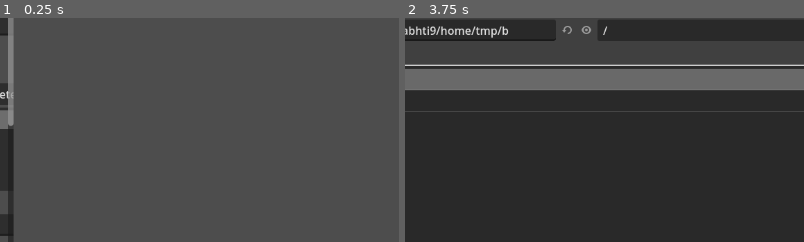
Above: before the commit, frames 1-2 (left to right).
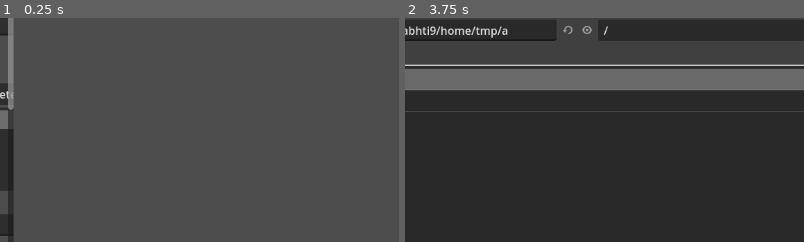
Above: after the commit, the same moments.

Repository: sw93song/spatial-composer
Game: Godot game, scene res://scenes/Main.tscn
Same seed, same stepped clock (60 frames per second), same inputs: the game is played once before the commit and once after it.
Inputs:
- Up to frame 1 (0.25 s): no input
- Up to frame 2 (3.75 s): click "Play / Stop" at 0.5 s; click "Play / Stop" at 1.25 s; click "New" at 2 s; click "New" at 2.75 s; click "Import JSON" at 3.5 s
The pictures show only the part of the screen within x 31-81%, y 11-61%; the shares and areas given below are measured in that part.

The runs differ from the first frame. In frame 1, 0.1% of the frame differs, in the area x 2-4%, y 40-49%; in frame 2, 0.1%, in the area x 24-51%, y 3-8%.

Commit message:
Polish source workflow and live render status

Diff:
--- a/apps/gesture_tool_godot/scripts/Main.gd
+++ b/apps/gesture_tool_godot/scripts/Main.gd
@@ -26,7 +26,9 @@
 var _position_spins: Array = []
 var _rotation_spins: Array = []
 var _orbit_center_spins: Array = []
+var _source_name_edit
 var _audio_asset_edit
+var _gain_spin
 var _orbit_radius_spin
 var _orbit_duration_spin
 var _orbit_turns_spin
@@ -35,13 +37,17 @@
 var _live_sync_checkbox
 var _live_sync_host_edit
 var _live_sync_port_spin
+var _live_sync_output_edit
 var _live_sync_hint_label
 var _status_label
+var _live_sync_status_label
 var _help_label
 var _import_dialog
 var _export_dialog
 var _audio_dialog
 var _audio_dialog_mode = ""
+var _last_status_message = "Ready"
+var _last_live_sync_message = "Live sync idle"
 
 
 func _ready():
@@ -180,6 +186,10 @@
 	sidebar_body.add_child(_key_list)
 
 	sidebar_body.add_child(_make_section_label("Inspector"))
+	_source_name_edit = LineEdit.new()
+	_source_name_edit.placeholder_text = "Selected source name"
+	_source_name_edit.text_changed.connect(_on_source_name_changed)
+	sidebar_body.add_child(_labeled_row("Source Name", _source_name_edit))
 	_audio_asset_edit = LineEdit.new()
 	_audio_asset_edit.placeholder_text = "Select a WAV file for the selected source"
 	sidebar_body.add_child(_labeled_row("Audio File", _audio_asset_edit))
@@ -193,6 +203,9 @@
 	apply_audio_button.pressed.connect(_on_apply_audio_path_pressed)
 	audio_buttons.add_child(apply_audio_button)
 	sidebar_body.add_child(audio_buttons)
+	_gain_spin = _make_spin_box(-60.0, 24.0, 0.1)
+	_gain_spin.value_changed.connect(_on_gain_changed)
+	sidebar_body.add_child(_labeled_row("Gain (dB)", _gain_spin))
 	_key_time_spin = _make_spin_box(0.0, 600.0, 0.01)
 	sidebar_body.add_child(_labeled_row("Key Time", _key_time_spin))
 
@@ -239,10 +252,19 @@
 	_live_sync_port_spin.value = 49090
 	_live_sync_port_spin.value_changed.connect(_on_live_sync_endpoint_changed)
 	sidebar_body.add_child(_labeled_row("Port", _live_sync_port_spin))
+	_live_sync_output_edit = LineEdit.new()
+	_live_sync_output_edit.text = "build/windows-vs2026/live_preview.wav"
+	sidebar_body.add_child(_labeled_row("Output WAV", _live_sync_output_edit))
 	var live_sync_send_button := Button.new()
 	live_sync_send_button.text = "Send Snapshot"
 	live_sync_send_button.pressed.connect(_on_send_snapshot_pressed)
 	sidebar_body.add_child(live_sync_send_button)
+	var live_sync_tools := HBoxContainer.new()
+	var open_output_folder_button := Button.new()
+	open_output_folder_button.text = "Open Output Folder"
+	open_output_folder_button.pressed.connect(_on_open_output_folder_pressed)
+	live_sync_tools.add_child(open_output_folder_button)
+	sidebar_body.add_child(live_sync_tools)
 	_live_sync_hint_label = Label.new()
 	_live_sync_hint_label.autowrap_mode = TextServer.AUTOWRAP_WORD_SMART
 	_live_sync_hint_label.text = "Renderer command: spatial_preview_cli tcp-render <output.wav> 49090. If Godot runs on Windows and the renderer runs inside WSL2, use the WSL IP instead of 127.0.0.1."
@@ -252,6 +274,9 @@
 	_status_label = Label.new()
 	_status_label.autowrap_mode = TextServer.AUTOWRAP_WORD_SMART
 	sidebar_body.add_child(_status_label)
+	_live_sync_status_label = Label.new()
+	_live_sync_status_label.autowrap_mode = TextServer.AUTOWRAP_WORD_SMART
+	sidebar_body.add_child(_live_sync_status_label)
 
 	_help_label = Label.new()
 	_help_label.autowrap_mode = TextServer.AUTOWRAP_WORD_SMART
@@ -386,19 +411,30 @@
 
 
 func _refresh_audio_fields():
-	if _audio_asset_edit == null:
-		return
-
+	if _audio_asset_edit == null or _source_name_edit == null or _gain_spin == null:
+		return
+
+	_updating_ui = true
 	if _selected_entity_index == 0:
+		_source_name_edit.text = "listener_main"
+		_source_name_edit.editable = false
 		_audio_asset_edit.text = ""
 		_audio_asset_edit.editable = false
 		_audio_asset_edit.placeholder_text = "Listener has no audio asset"
+		_gain_spin.value = 0.0
+		_gain_spin.editable = false
+		_updating_ui = false
 		return
 
 	var entity = _project_model.get_entity(_selected_entity_index)
+	_source_name_edit.text = str(entity.get("id", "src"))
+	_source_name_edit.editable = true
 	_audio_asset_edit.text = str(entity.get("audio_asset", ""))
 	_audio_asset_edit.editable = true
 	_audio_asset_edit.placeholder_text = "Select a WAV file for the selected source"
+	_gain_spin.value = float(entity.get("gain_db", 0.0))
+	_gain_spin.editable = true
+	_updating_ui = false
 
 
 func _refresh_pose_fields():
@@ -556,12 +592,18 @@
 		mode = "playing"
 	if _status_label == null:
 		return
-	_status_label.text = "Selected: %s | time %.2f s | mode: %s | drag samples: %d" % [
+	_status_label.text = "Selected: %s | time %.2f s | mode: %s | drag samples: %d\n%s" % [
 		_project_model.get_entity_label(_selected_entity_index),
 		_current_time_sec,
 		mode,
-		_gesture_recorder.get_sample_count()
+		_gesture_recorder.get_sample_count(),
+		_last_status_message
 	]
+	if _live_sync_status_label != null:
+		_live_sync_status_label.text = "%s\nOutput WAV: %s" % [
+			_last_live_sync_message,
+			_live_sync_output_edit.text.strip_edges()
+		]
 
 
 func _on_resized():
@@ -597,6 +639,14 @@
 	_refresh_all()
 
 
+func _on_source_name_changed(new_text):
+	if _updating_ui or _selected_entity_index == 0:
+		return
+	_project_model.set_source_name(_selected_entity_index - 1, new_text)
+	_refresh_entity_list()
+	_refresh_world_and_pose()
+
+
 func _on_add_source_pressed():
 	_selected_entity_index = _project_model.add_source()
 	_selected_key_index = 0
@@ -615,6 +665,18 @@
 		return
 	_audio_dialog_mode = "assign"
 	_audio_dialog.popup_centered_ratio()
+
+
+func _on_gain_changed(value):
+	if _updating_ui or _selected_entity_index == 0:
+		return
+	var entity := _project_model.get_entity(_selected_entity_index)
+	entity["gain_db"] = value
+	_project_model.set_entity(_selected_entity_index, entity)
+	_set_status_message("Gain set to %.1f dB" % value)
+	_refresh_entity_list()
+	_refresh_world_and_pose()
+	_maybe_send_live_snapshot()
 
 
 func _on_delete_source_pressed():
@@ -769,6 +831,16 @@
 	_send_live_snapshot()
 
 
+func _on_open_output_folder_pressed():
+	var resolved_output = _resolve_output_path(_live_sync_output_edit.text.strip_edges())
+	var output_dir = resolved_output.get_base_dir()
+	if output_dir.is_empty():
+		_set_status_message("Output folder is empty.")
+		return
+	OS.shell_open(output_dir)
+	_set_status_message("Opened output folder: %s" % output_dir)
+
+
 func _on_import_pressed():
 	_import_dialog.popup_centered_ratio()
 
@@ -834,6 +906,7 @@
 	_project_model.set_entity(_selected_entity_index, entity)
 	_refresh_audio_fields()
 	_set_status_message("Audio file set: %s" % path)
+	_refresh_entity_list()
 	_maybe_send_live_snapshot()
 
 
@@ -849,6 +922,17 @@
 	return normalized
 
 
+func _resolve_output_path(path):
+	var normalized = path.replace("\\", "/")
+	if normalized.is_empty():
+		return normalized
+	if normalized.contains(":/") or normalized.begins_with("/"):
+		return normalized
+	var project_root = ProjectSettings.globalize_path("res://").replace("\\", "/").trim_suffix("/")
+	var repo_root = project_root.get_base_dir().get_base_dir().replace("\\", "/")
+	return repo_root.path_join(normalized)
+
+
 func _maybe_send_live_snapshot():
 	if _live_sync_checkbox != null and _live_sync_checkbox.button_pressed:
 		_send_live_snapshot()
@@ -858,15 +942,19 @@
 	_configure_live_sync()
 	var result := _live_sync_client.send_project_json(JsonSerializer.project_to_json_string(_project_model))
 	if result.get("ok", false):
-		_set_status_message("Live sync OK: %s (%s:%d)" % [
+		_last_live_sync_message = "Renderer OK: %s (%s:%d)" % [
 			result.get("message", "rendered"),
 			_live_sync_host_edit.text,
 			int(_live_sync_port_spin.value)
-		])
+		]
+		_set_status_message("Snapshot sent successfully.")
 	else:
-		_set_status_message("Live sync failed: %s" % result.get("message", "unknown error"))
+		_last_live_sync_message = "Renderer failed: %s" % result.get("message", "unknown error")
+		_set_status_message("Snapshot send/render failed.")
+	_update_status_text()
 
 
 func _set_status_message(message):
+	_last_status_message = message
 	if _status_label != null:
-		_status_label.text = message
+		_update_status_text()
--- a/apps/gesture_tool_godot/scripts/ProjectModel.gd
+++ b/apps/gesture_tool_godot/scripts/ProjectModel.gd
@@ -87,7 +87,11 @@
 		return "listener: %s" % listener.get("id", "listener_main")
 	var source_index := entity_index - 1
 	if source_index >= 0 and source_index < sources.size():
-		return "source: %s" % sources[source_index].get("id", "src")
+		var source = sources[source_index]
+		return "source: %s [%s]" % [
+			source.get("id", "src"),
+			_short_audio_name(str(source.get("audio_asset", "")))
+		]
 	return "unknown"
 
 
@@ -125,6 +129,17 @@
 	project["duration_sec"] = max(duration_sec, 0.1)
 
 
+func set_source_name(source_index: int, source_name: String) -> void:
+	if source_index < 0 or source_index >= sources.size():
+		return
+	var resolved_name := source_name.strip_edges()
+	if resolved_name.is_empty():
+		return
+	if resolved_name != sources[source_index].get("id", "") and _id_exists(resolved_name):
+		return
+	sources[source_index]["id"] = resolved_name
+
+
 func _normalize_listener(data: Dictionary) -> Dictionary:
 	return {
 		"id": str(data.get("id", "listener_main")),
@@ -157,3 +172,9 @@
 		if source.get("id", "") == candidate:
 			return true
 	return false
+
+
+func _short_audio_name(path: String) -> String:
+	if path.is_empty():
+		return "no-audio"
+	return path.get_file()
